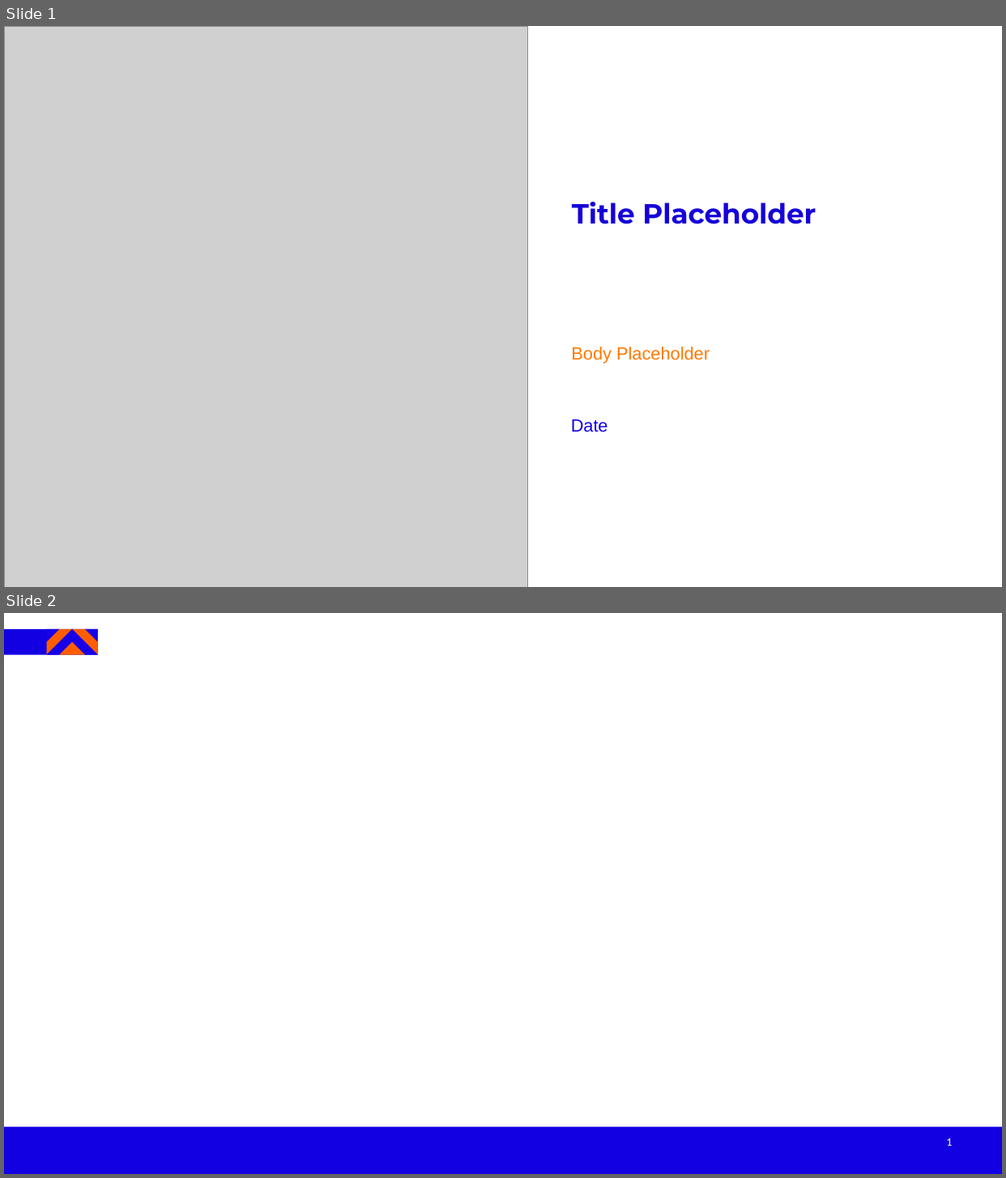
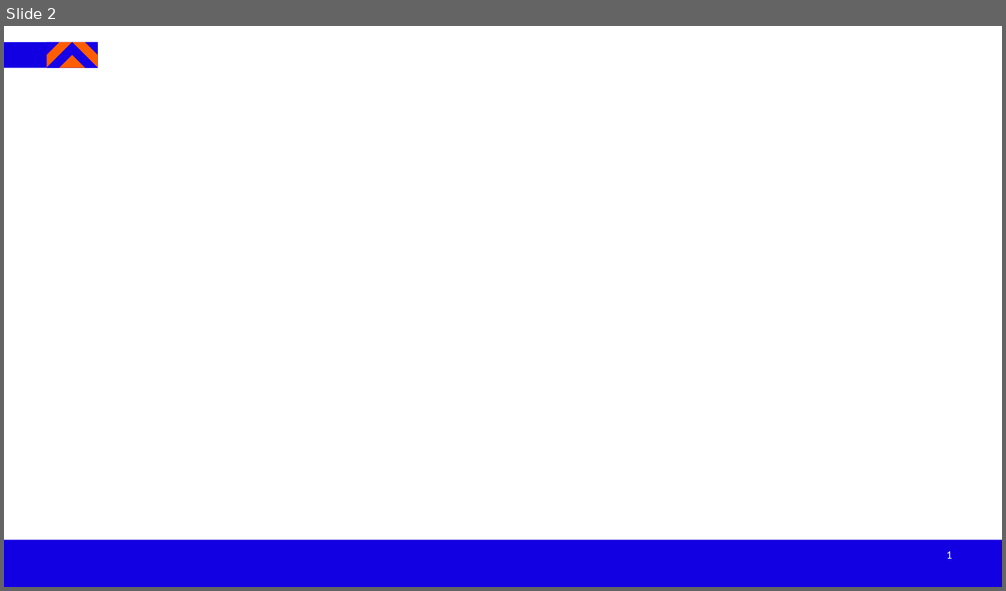
Before and after one commit to nurfarahfaiqah/ai-initiative-agent, a slide deck: template_exec_deck.pptx. Shown one above the other, each under a label of ours: slides 1 and 2 before the commit, slide 2 after it. The pictures are 1006x1178 and 1006x591 pixels, drawn with LibreOffice and Linux fonts; fonts in the diff are those of the drawing; grey boxes stand for pictures; background and template pictures are left out. Boxes give left, top, right and bottom in pixels: in the first picture for what was removed or moved away, otherwise in the second. Text is boxed around its words. In the diff, an @@ line names an element or a change of style, - is before the commit and + after.

Commit message:
ppt updated template
added placeholder using slide master

```diff
--- a/template_exec_deck.pptx
+++ b/template_exec_deck.pptx
@@ slide 1 removed at (4,26,1002,587), background #FFFFFF @@
@@ picture removed at (4,26,528,587) @@
@@ text removed at (572,202,816,224) @@
-Title Placeholder
@@ text removed at (571,347,710,364) @@
-Body Placeholder
@@ text removed at (571,420,608,433) @@
-Date
```
Also in this commit, not shown: 1 slide added.
